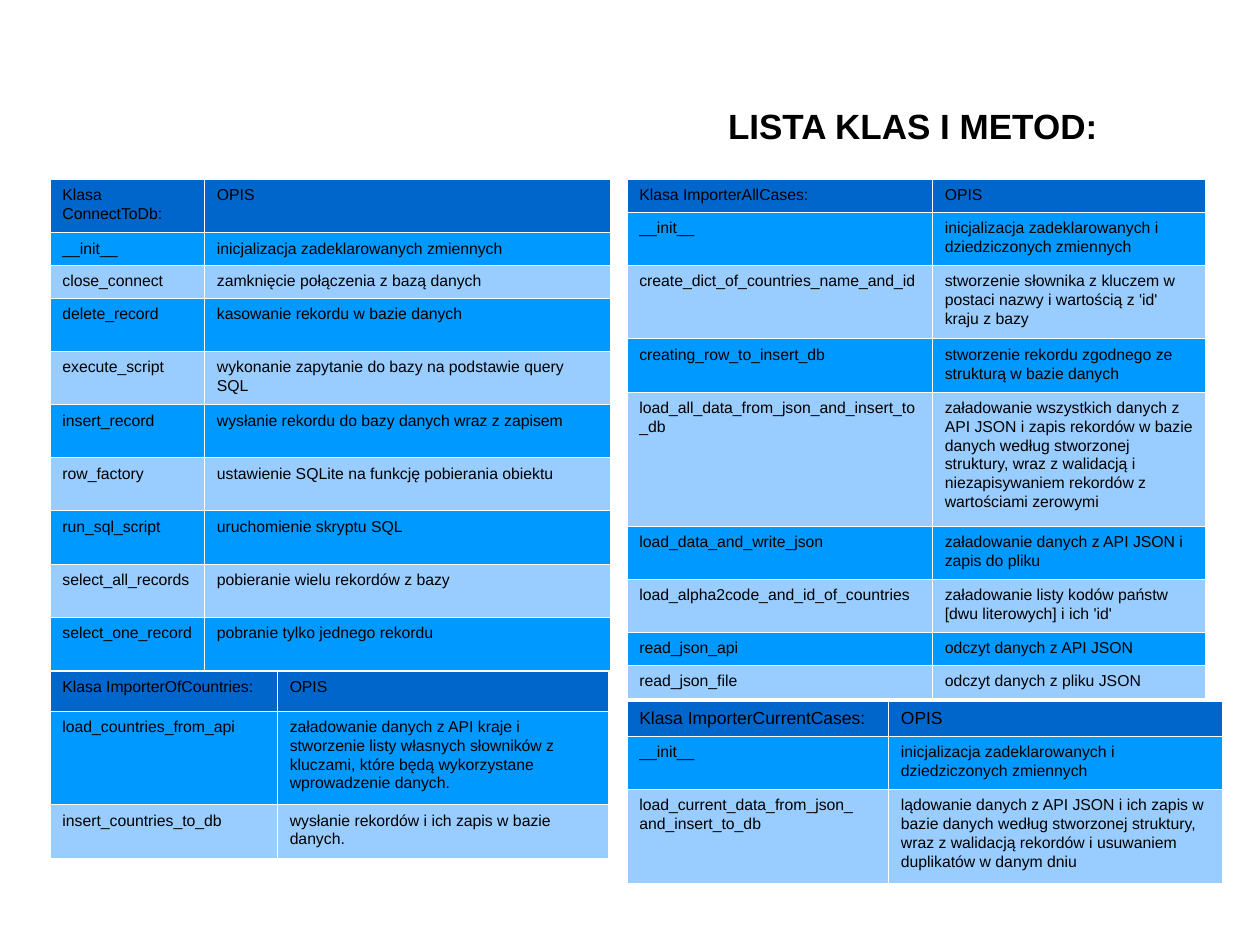
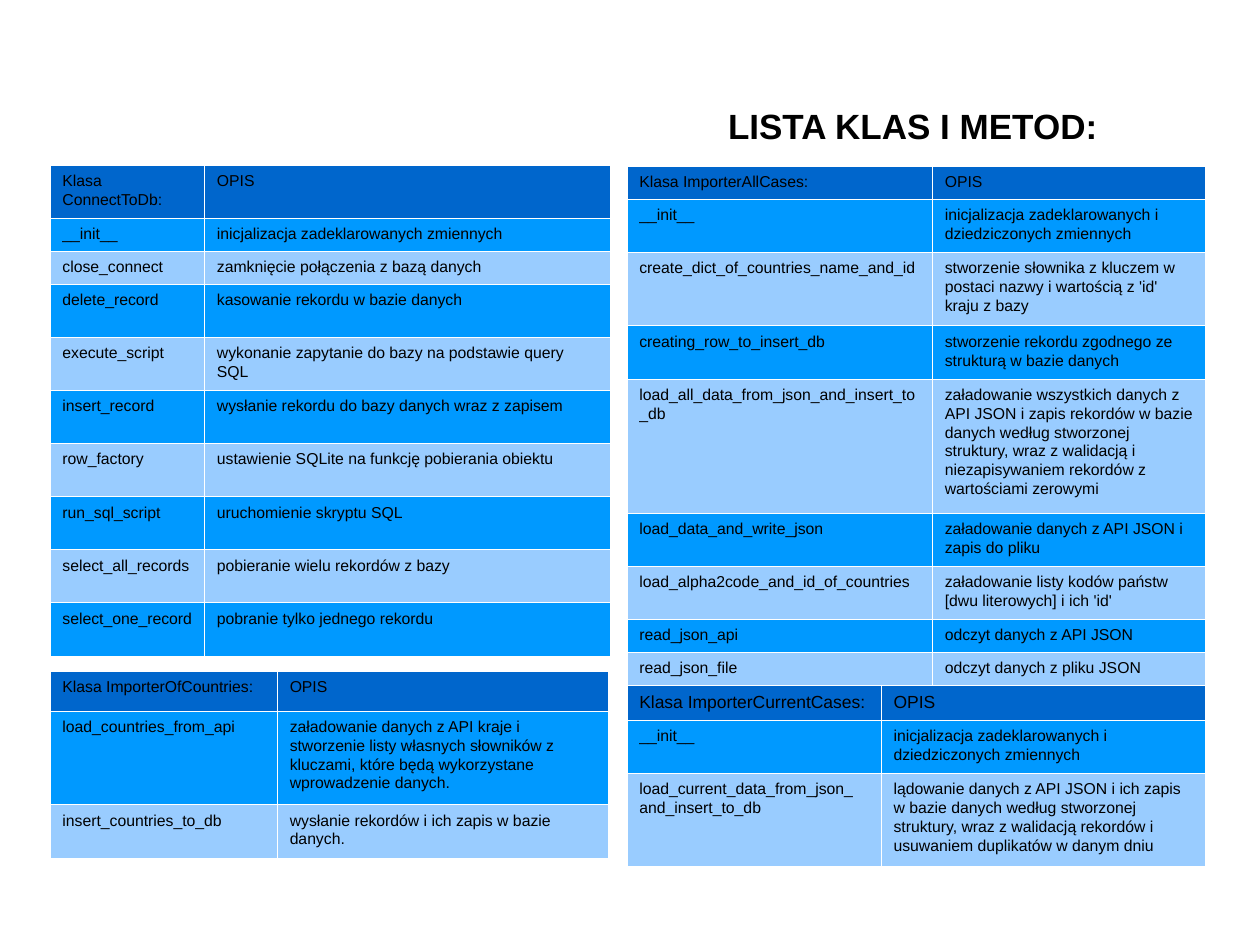
Before and after one commit to janiszewskibartlomiej/COVID-19-Thesis-Postgraduate_studies_on_WSB, a slide deck: slide 12 of WSB_prezentacja_pracy_dyplomowej.pptx. Drawn at 1260x945 pixels with LibreOffice and Linux fonts; fonts in the diff are those of the drawing; background and template pictures are left out. Boxes give left, top, right and bottom in pixels: in the first picture for what was removed or moved away, otherwise in the second. Text is boxed around its words. In the diff, an @@ line names an element or a change of style, - is before the commit and + after.

```diff
--- a/WSB_prezentacja_pracy_dyplomowej.pptx
+++ b/WSB_prezentacja_pracy_dyplomowej.pptx
@@ table: place and size @@
-table at box(50, 179, 611, 646)
+table at box(50, 165, 611, 632)
@@ table: place and size @@
-table at box(627, 179, 1206, 697)
+table at box(627, 166, 1206, 681)
@@ table: place and size @@
-table at box(627, 701, 1223, 882)
+table at box(627, 684, 1206, 866)
```
Also in this commit, not shown: 6 other slides changed, 1 slide added, 1 slide removed, 2 other files.
